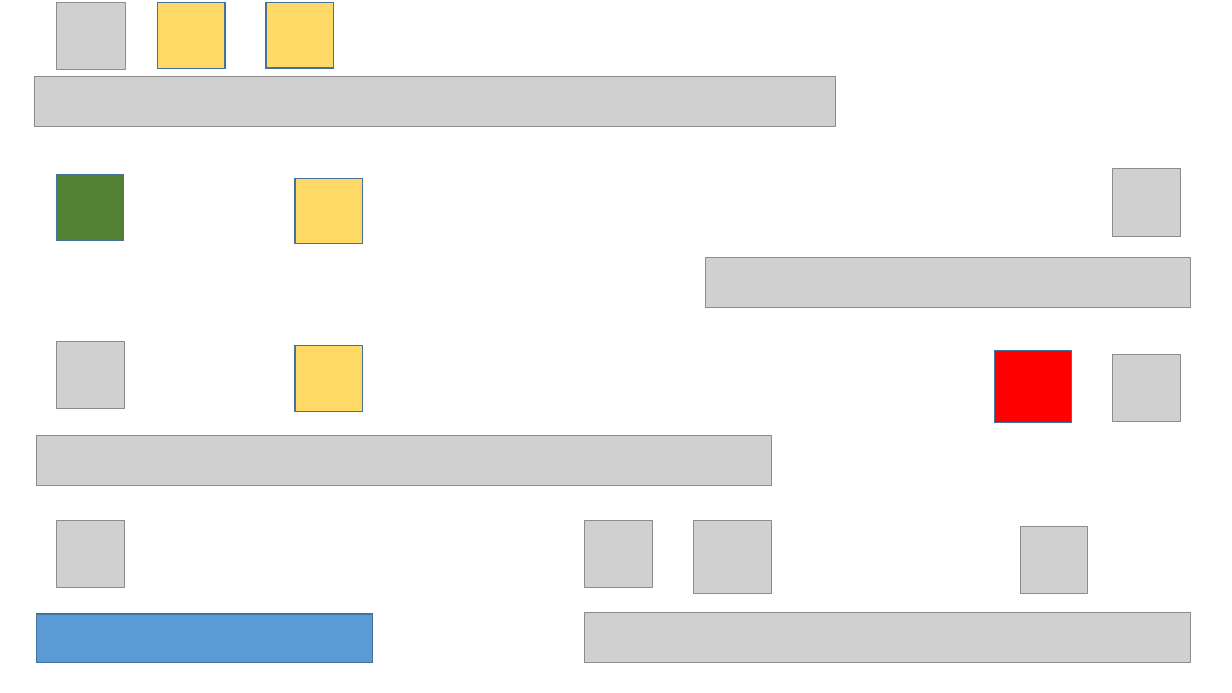
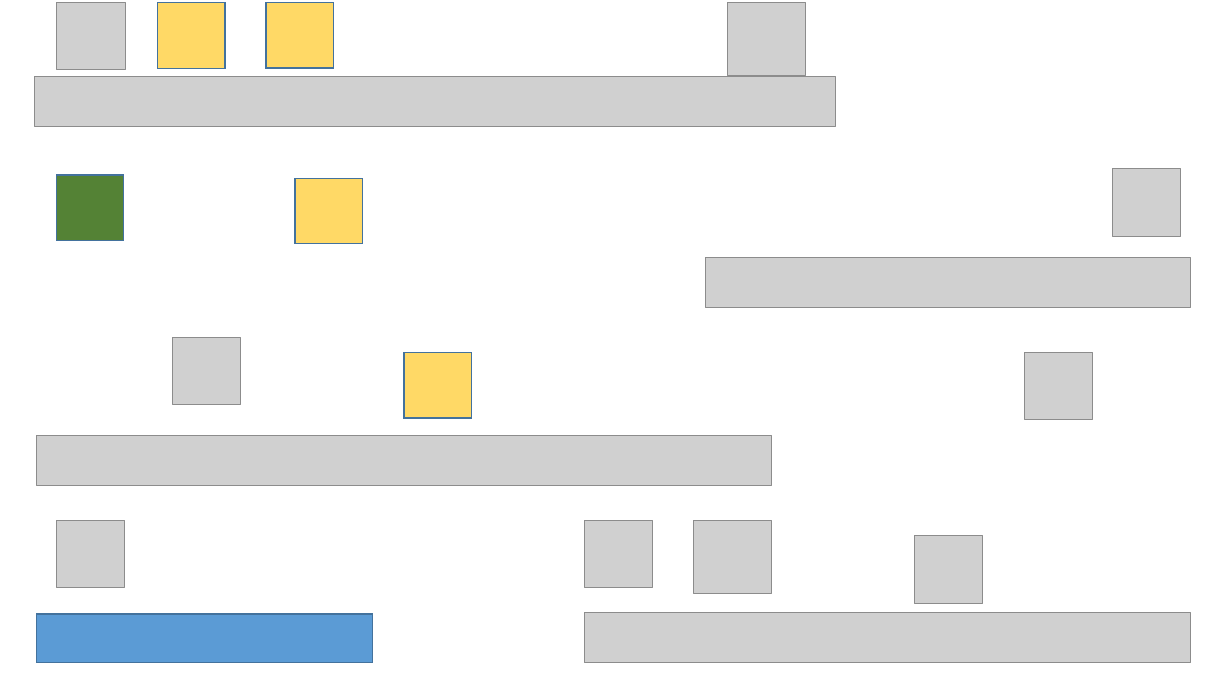
Before and after one commit to satoAFP/JapanGameContest, a slide deck: slide 4 of JapanGameContest2023/新規 Microsoft PowerPoint プレゼンテーション.pptx. Drawn at 1232x693 pixels with LibreOffice and Linux fonts; fonts in the diff are those of the drawing; grey boxes stand for pictures. Boxes give left, top, right and bottom in pixels: in the first picture for what was removed or moved away, otherwise in the second. Text is boxed around its words. In the diff, an @@ line names an element or a change of style, - is before the commit and + after.

```diff
--- a/JapanGameContest2023/新規 Microsoft PowerPoint プレゼンテーション.pptx
+++ b/JapanGameContest2023/新規 Microsoft PowerPoint プレゼンテーション.pptx
@@ picture added at bbox=[727, 3, 806, 76] @@
@@ picture: place and size @@
-picture at bbox=[57, 341, 125, 409]
+picture at bbox=[173, 337, 240, 405]
@@ rectangle: place and size @@
-rectangle at bbox=[295, 346, 362, 411]
+rectangle at bbox=[404, 352, 471, 418]
@@ rectangle removed at bbox=[994, 350, 1072, 422] @@
@@ picture: place and size @@
-picture at bbox=[1113, 355, 1180, 422]
+picture at bbox=[1025, 352, 1092, 420]
@@ picture: place and size @@
-picture at bbox=[1020, 526, 1088, 593]
+picture at bbox=[914, 536, 982, 604]
```
Also in this commit, not shown: 2 other slides changed, 1 other file.
